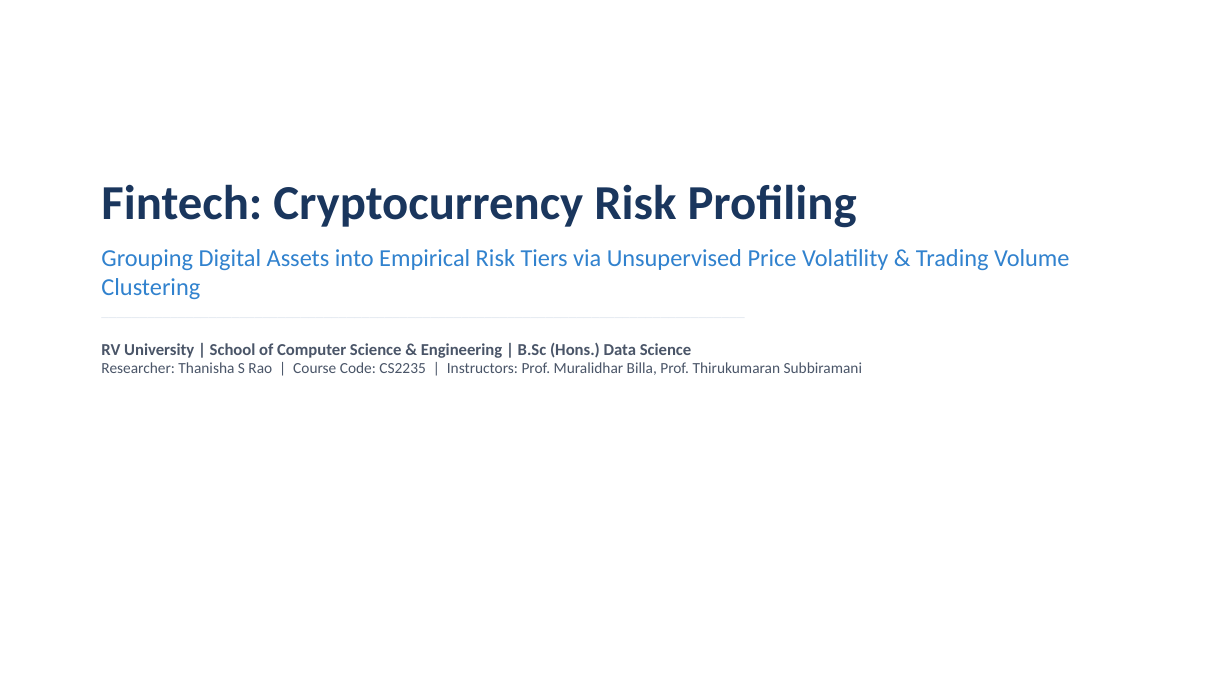
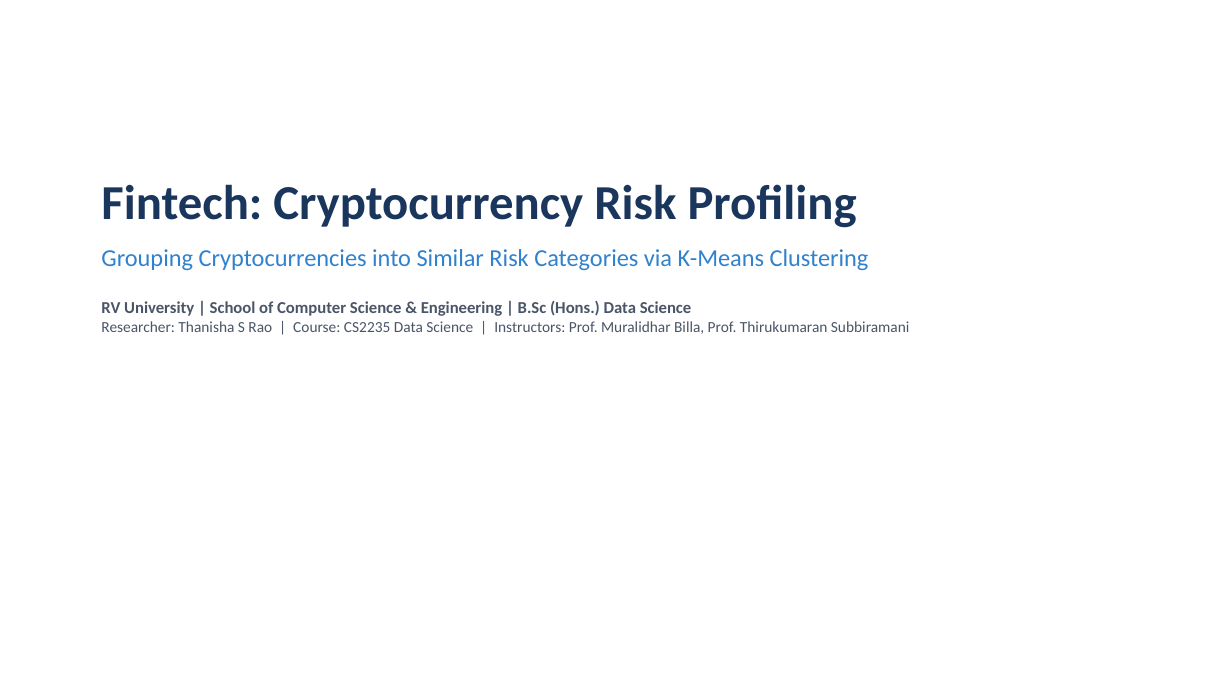
Before and after one commit to thanishasrao/Cryptocurrency-Risk-Analysis, a slide deck: slide 1 of presentation/crypto_risk_clustering_presentation.pptx. Drawn at 1232x693 pixels with LibreOffice and Linux fonts; fonts in the diff are those of the drawing. Boxes give left, top, right and bottom in pixels: in the first picture for what was removed or moved away, otherwise in the second. Text is boxed around its words. In the diff, an @@ line names an element or a change of style, - is before the commit and + after.

```diff
--- a/presentation/crypto_risk_clustering_presentation.pptx
+++ b/presentation/crypto_risk_clustering_presentation.pptx
@@ text at [101,249,869,270]: text changed @@
-Grouping Digital Assets into Empirical Risk Tiers via Unsupervised Price Volatility & Trading Volume Clustering
-____________________________________________________________________________________
+Grouping Cryptocurrencies into Similar Risk Categories via K-Means Clustering
@@ text at [101,321,909,334]: text changed @@
-Researcher: Thanisha S Rao | Course Code: CS2235 | Instructors: Prof. Muralidhar Billa, Prof. Thirukumaran Subbiramani
+Researcher: Thanisha S Rao | Course: CS2235 Data Science | Instructors: Prof. Muralidhar Billa, Prof. Thirukumaran Subbiramani
@@ text at [101,301,692,316]: more space between paragraphs @@
```
Also in this commit, not shown: 7 other slides changed, 8 other files.
